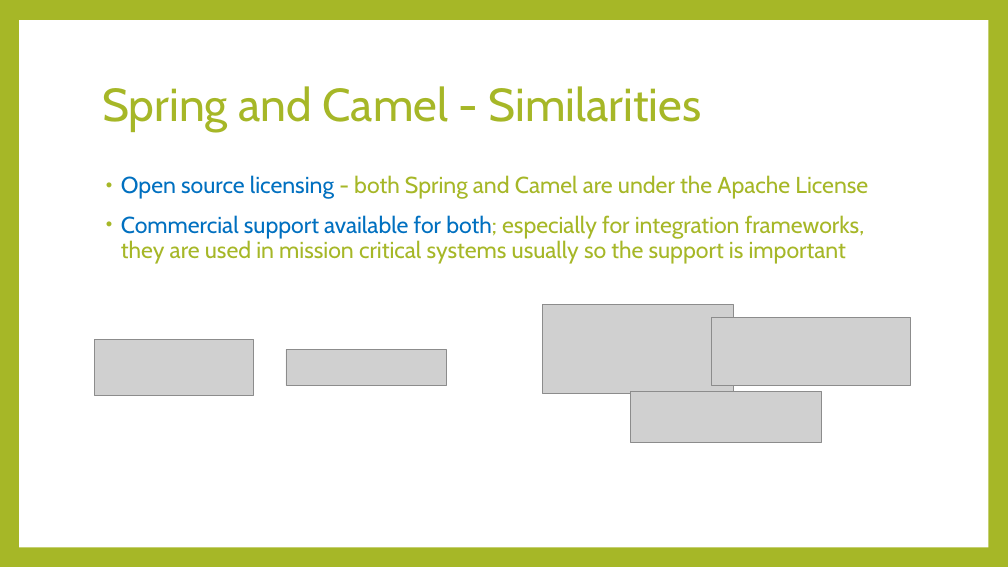
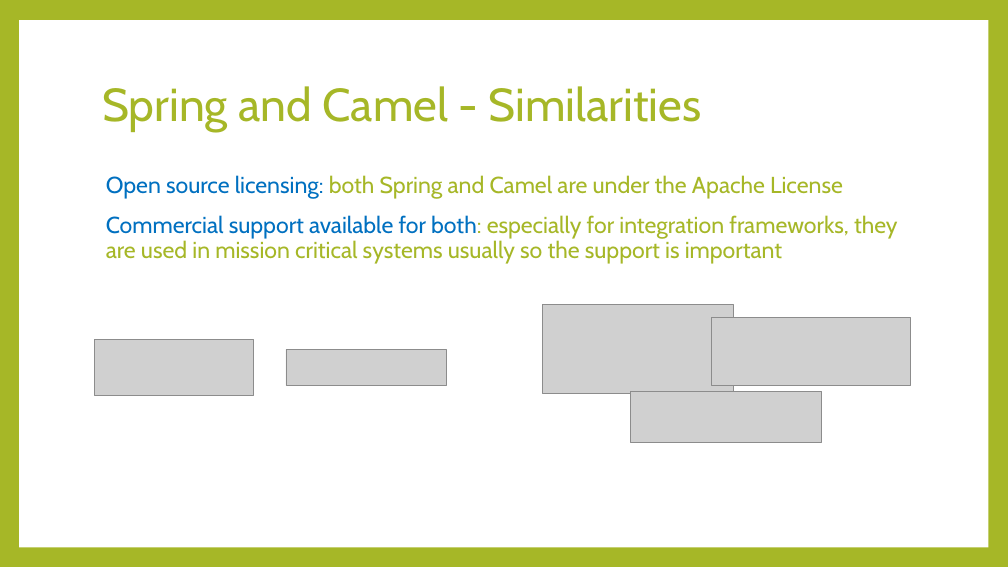
Before and after one commit to ramon-luis/JMS-ActiveMQ-Spring, a slide deck: slide 22 of JMS vFinal.pptx. Drawn at 1008x567 pixels with LibreOffice and Linux fonts; fonts in the diff are those of the drawing; grey boxes stand for pictures. Boxes give left, top, right and bottom in pixels: in the first picture for what was removed or moved away, otherwise in the second. Text is boxed around its words. In the diff, an @@ line names an element or a change of style, - is before the commit and + after.

```diff
--- a/JMS vFinal.pptx
+++ b/JMS vFinal.pptx
@@ text at (106, 175, 898, 264): text changed @@
-• Open source licensing - both Spring and Camel are under the Apache License
-• Commercial support available for both; especially for integration frameworks, they are used in mission critical systems usually so the support is important
+Open source licensing: both Spring and Camel are under the Apache License
+Commercial support available for both: especially for integration frameworks, they are used in mission critical systems usually so the support is important
```
Also in this commit, not shown: 13 other slides changed.
